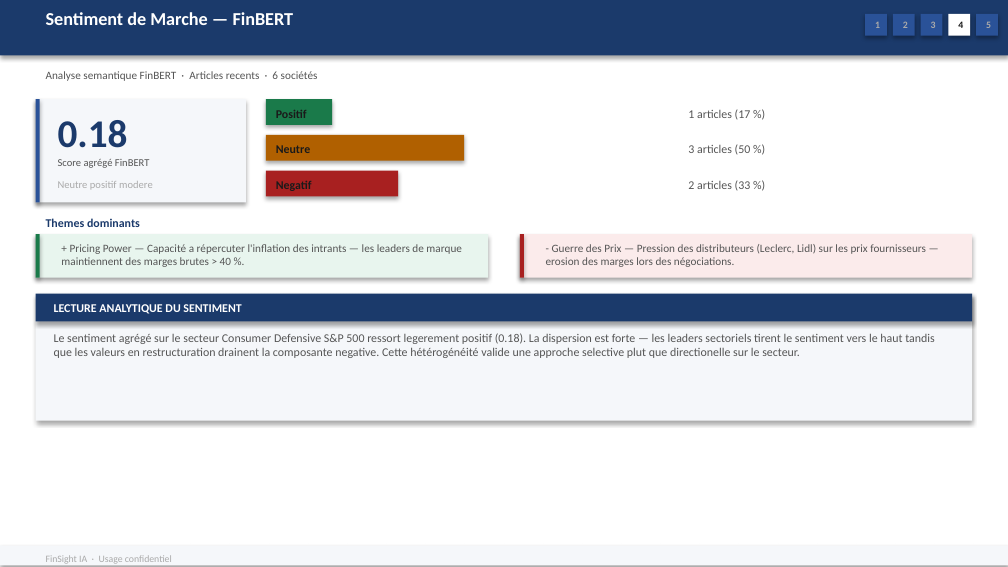
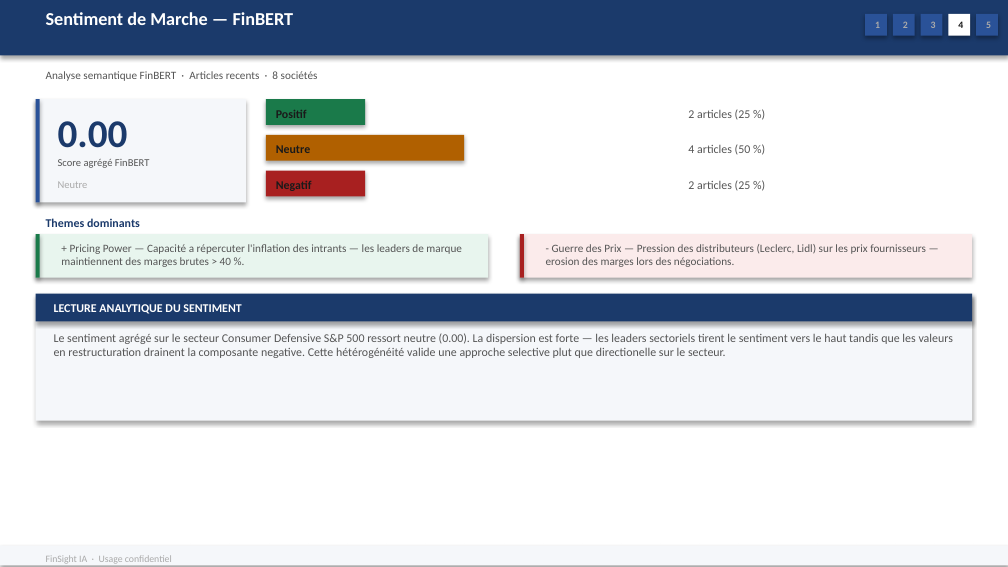
Before and after one commit to baptistejeh07-art/finsight-ia, a slide deck: slide 18 of preview/secteur_Consumer_Defensive_S&P_500/secteur_Consumer_Defensive_S&P_500.pptx. Drawn at 1008x567 pixels with LibreOffice and Linux fonts; fonts in the diff are those of the drawing. Boxes give left, top, right and bottom in pixels: in the first picture for what was removed or moved away, otherwise in the second. Text is boxed around its words. In the diff, an @@ line names an element or a change of style, - is before the commit and + after.

Commit message:
chore(preview): secteur_Consumer_Defensive_S&P_500 outputs regeneres

```diff
--- a/preview/secteur_Consumer_Defensive_S&P_500/secteur_Consumer_Defensive_S&P_500.pptx
+++ b/preview/secteur_Consumer_Defensive_S&P_500/secteur_Consumer_Defensive_S&P_500.pptx
@@ rectangle resized from (x1=266, y1=99, x2=333, y2=125) to (x1=266, y1=99, x2=365, y2=125) @@
@@ text at (x1=688, y1=109, x2=751, y2=119): text changed @@
-1 articles (17 %)
+2 articles (25 %)
@@ text at (x1=58, y1=121, x2=128, y2=148): text changed @@
-0.18
+0.00
@@ text at (x1=688, y1=144, x2=751, y2=154): text changed @@
-3 articles (50 %)
+4 articles (50 %)
@@ rectangle resized from (x1=266, y1=170, x2=398, y2=197) to (x1=266, y1=170, x2=365, y2=197) @@
@@ text at (x1=58, y1=181, x2=88, y2=188): text changed @@
-Neutre positif modere
+Neutre
@@ text at (x1=688, y1=180, x2=751, y2=190): text changed @@
-2 articles (33 %)
+2 articles (25 %)
@@ text at (x1=54, y1=333, x2=953, y2=358): text changed @@
-Le sentiment agrégé sur le secteur Consumer Defensive S&P 500 ressort legerement positif (0.18). La dispersion est forte — les leaders sectoriels tirent le sentiment vers le haut tandis que les valeurs en restructuration drainent la composante negative. Cette hétérogénéité valide une approche selective plut que directionelle sur le secteur.
+Le sentiment agrégé sur le secteur Consumer Defensive S&P 500 ressort neutre (0.00). La dispersion est forte — les leaders sectoriels tirent le sentiment vers le haut tandis que les valeurs en restructuration drainent la composante negative. Cette hétérogénéité valide une approche selective plut que directionelle sur le secteur.
```
Also in this commit, not shown: 13 other slides changed, 1 other file.
